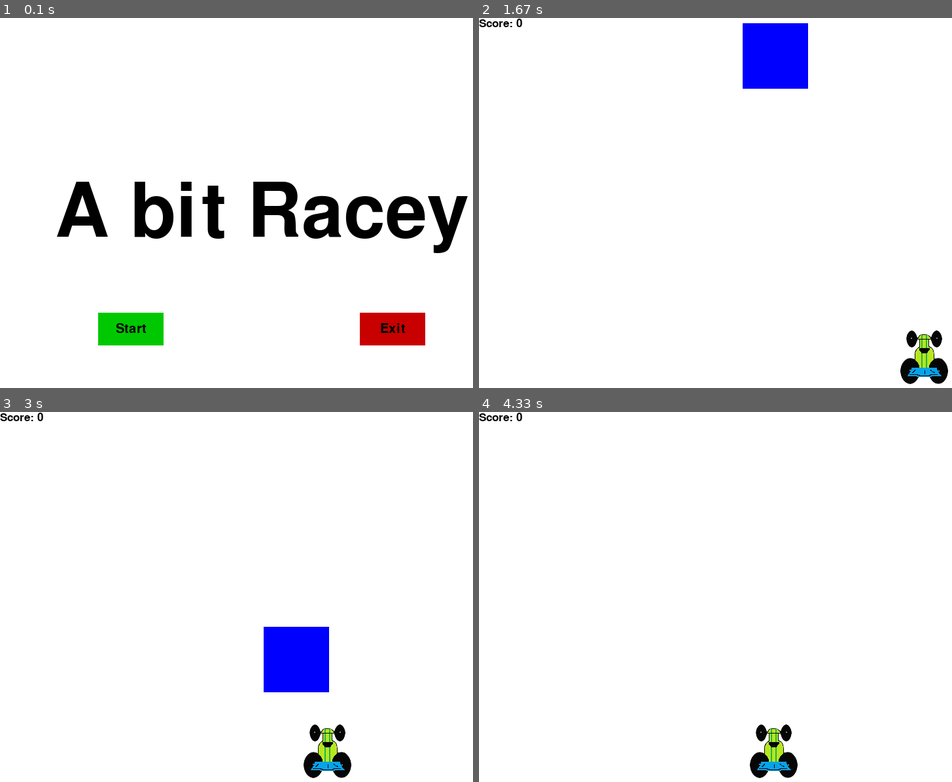
Above: before the commit, frames 1-4 (two rows, left to right).
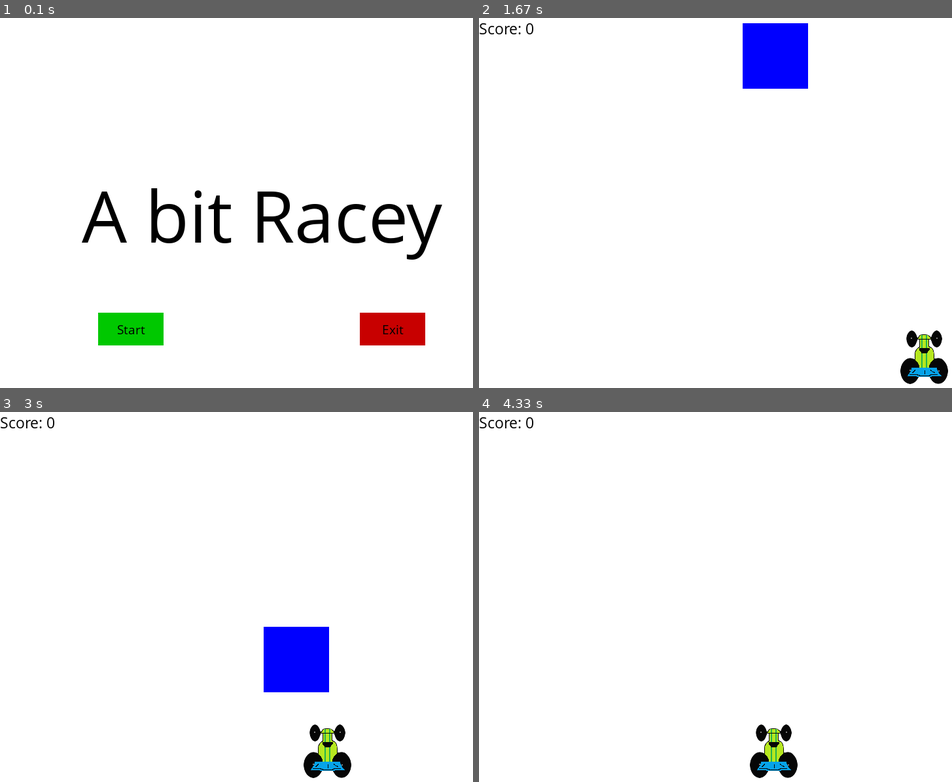
Above: after the commit, the same moments.

Repository: davidjamesbutton/pygame-sentdex
Game: pygame game, started from main.py
Two runs of this game, one before a commit and one after it. Both use one fixed random seed, a clock stepped at 60 frames per second and the inputs below.
Inputs (mouse positions are in pixels of both pictures, inside the frame that each line leads up to):
- Up to frame 1 (0.1 s): no input
- Up to frame 2 (1.67 s): click "Start" at 0.38 s; hold Right 0.67-1.13 s; move the mouse to (743, 240) at 0.7 s; hold Right 1.17-1.63 s
- Up to frame 3 (3 s): hold Left 1.67-2.2 s; hold Left 2.23-2.63 s; hold Right from 2.67 s (still down)
- Up to frame 4 (4.33 s): release Right at 3.3 s; hold Left 3.33-3.8 s; hold Right 3.83-4.3 s

The runs differ from the first frame. In frame 1, 6.8% of the frame differs, in the area x 12-99%, y 44-86%; in frame 2, 0.2%; in frame 3, 0.2%; in frame 4, 0.2%.

Commit message:
Refactor to system fonts

Diff:
--- a/main.py
+++ b/main.py
@@ -16,9 +16,9 @@
 DISPLAY_CAPTION = 'A bit Racey'
 DISPLAY_WIDTH = 800
 DISPLAY_HEIGHT = 600
-FONT_INTRO_BUTTONS = pygame.font.Font('freesansbold.ttf', 20)
-FONT_LARGE_MESSAGE = pygame.font.Font('freesansbold.ttf', 115)
-FONT_SCORE = pygame.font.SysFont(None, 25)
+FONT_INTRO_BUTTONS = pygame.font.SysFont('comicsansms', 20)
+FONT_LARGE_MESSAGE = pygame.font.SysFont('comicsansms', 115)
+FONT_SCORE = pygame.font.SysFont('comicsansms', 25)
 FPS = 60
 
 pygame.display.set_caption(DISPLAY_CAPTION)
